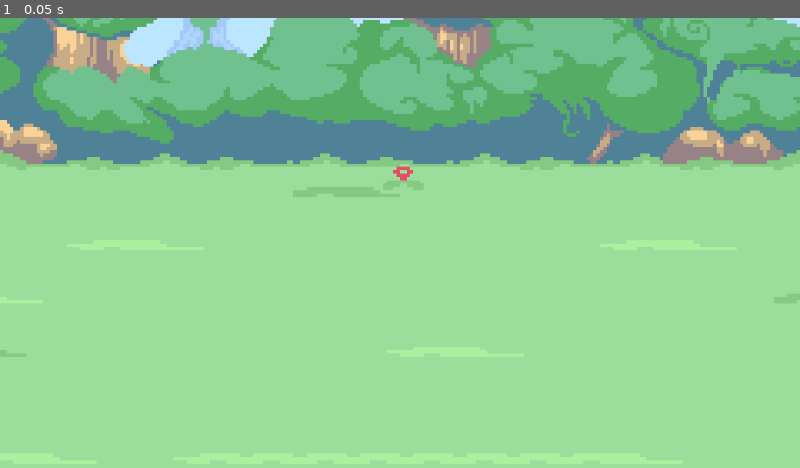
Above: before the commit, frame 1.
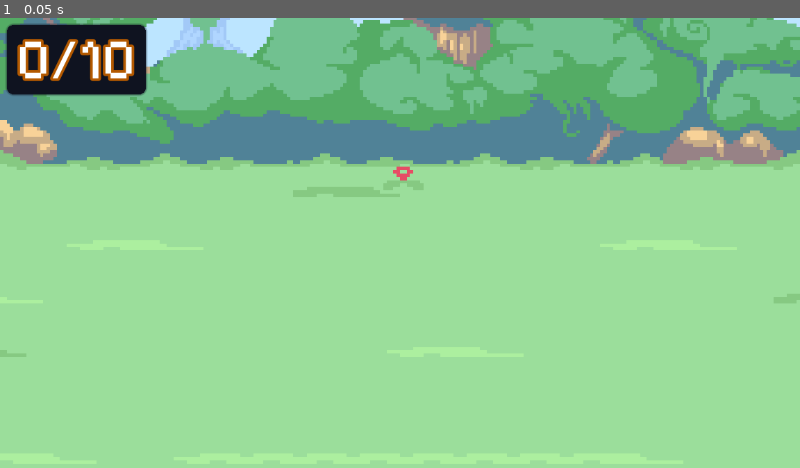
Above: after the commit, the same moment.

Repository: verstraate/monster-daycare
Game: Godot game, scene res://_Scenes/Training/training.tscn
Same seed, same stepped clock (60 frames per second), same inputs: the game is played once before the commit and once after it. This scene is started directly instead of the project's main scene.
Inputs:
- Up to frame 1 (0.05 s): no input

The runs differ from the first frame. In frame 1, 2.8% of the frame differs, in the area x 0-19%, y 1-18%.

Commit message:
feat: Added status (inputs remaining) to training

Diff:
--- a/_Scenes/Training/training.gd
+++ b/_Scenes/Training/training.gd
@@ -1,5 +1,7 @@
 class_name Training extends Control
 
+@onready
+var training_status: Label = $TrainingStatus/Value
 @onready
 var filter: ColorRect = $TrainingFinishedFilter
 @onready
@@ -16,14 +18,15 @@
 
 var training_active: bool = false
 @export_range(1, 50) var training_length: int = 10
-var training_remaining: int
+var training_remaining: int = 0
 
 @export_range(0, 10) var input_delay: float = 1
 var delay_time_remaining: float = 0
 
 func _ready() -> void:
+	filter.color = Color(filter.color, 0)
+	filter.visible = true
 	training_finished.visible = false
-	filter.color = Color(filter.color, 0)
 
 	tween_duration = input_delay / 2
 
@@ -31,13 +34,15 @@
 	if not training_active:
 		return
 
-	delay_time_remaining -= delta
+	delay_time_remaining -= max(delta, 0)
 
 	if delay_time_remaining > 0:
 		return
 
 	if Input.is_action_just_pressed("press"):
-		training_remaining -= 1
+		training_remaining += 1
+
+		training_status.text = "%d/%d" % [training_remaining, training_length]
 
 		var monster_pos: Vector2 = monster.position
 		monster_tween = create_tween()
@@ -62,7 +67,7 @@
 
 		delay_time_remaining = input_delay
 
-	if training_remaining <= 0:
+	if training_remaining >= training_length:
 		complete()
 
 func set_monster_in_training(new_monster: Monster) -> void:
@@ -72,8 +77,6 @@
 	add_child(monster)
 	monster.position = Vector2(size.x / 2 - monster.size.x, size.y / 4 * 3 - monster.size.y)
 	monster.scale = Vector2.ONE * 2
-
-	training_remaining = training_length
 
 func start() -> void:
 	training_active = true
--- a/_Scenes/Training/training.tscn
+++ b/_Scenes/Training/training.tscn
@@ -6,6 +6,16 @@
 
 [sub_resource type="StyleBoxFlat" id="StyleBoxFlat_mfvn2"]
 bg_color = Color(0.6, 0.6, 0.6, 0)
+anti_aliasing = false
+
+[sub_resource type="StyleBoxFlat" id="StyleBoxFlat_pfyb0"]
+bg_color = Color(0.0588235, 0.0745098, 0.12549, 1)
+corner_radius_top_left = 10
+corner_radius_top_right = 10
+corner_radius_bottom_right = 10
+corner_radius_bottom_left = 10
+shadow_color = Color(0.0588235, 0.0745098, 0.12549, 0.482353)
+shadow_size = 3
 anti_aliasing = false
 
 [node name="Training" type="TextureRect"]
@@ -28,7 +38,7 @@
 offset_top = 400.0
 offset_right = 1152.0
 offset_bottom = 1048.0
-color = Color(0.0588235, 0.0745098, 0.12549, 0.470588)
+color = Color(0.0611, 0.0771767, 0.13, 1)
 
 [node name="TrainingFinished" type="Panel" parent="TrainingFinishedFilter"]
 layout_mode = 1
@@ -80,12 +90,36 @@
 layout_mode = 2
 size_flags_horizontal = 4
 theme_override_colors/font_outline_color = Color(0, 0, 0, 1)
-theme_override_font_sizes/font_size = 40
+theme_override_constants/outline_size = 0
+theme_override_font_sizes/font_size = 50
 text = "OLD: $100"
 
 [node name="NewProduce" type="Label" parent="TrainingFinishedFilter/TrainingFinished/ProduceChanges"]
 unique_name_in_owner = true
 layout_mode = 2
 size_flags_horizontal = 4
+theme_override_constants/outline_size = 9
 theme_override_font_sizes/font_size = 48
 text = "NEW: $200"
+
+[node name="TrainingStatus" type="Panel" parent="."]
+layout_mode = 0
+offset_left = 10.0
+offset_top = 410.0
+offset_right = 210.0
+offset_bottom = 510.0
+theme = ExtResource("3_mfvn2")
+theme_override_styles/panel = SubResource("StyleBoxFlat_pfyb0")
+
+[node name="Value" type="Label" parent="TrainingStatus"]
+layout_mode = 1
+anchors_preset = 15
+anchor_right = 1.0
+anchor_bottom = 1.0
+grow_horizontal = 2
+grow_vertical = 2
+theme_override_constants/outline_size = 15
+theme_override_font_sizes/font_size = 81
+text = "0/10"
+horizontal_alignment = 1
+vertical_alignment = 1
Not shown: 1 places in _Scenes/Training/training.tscn that only renumber resources
